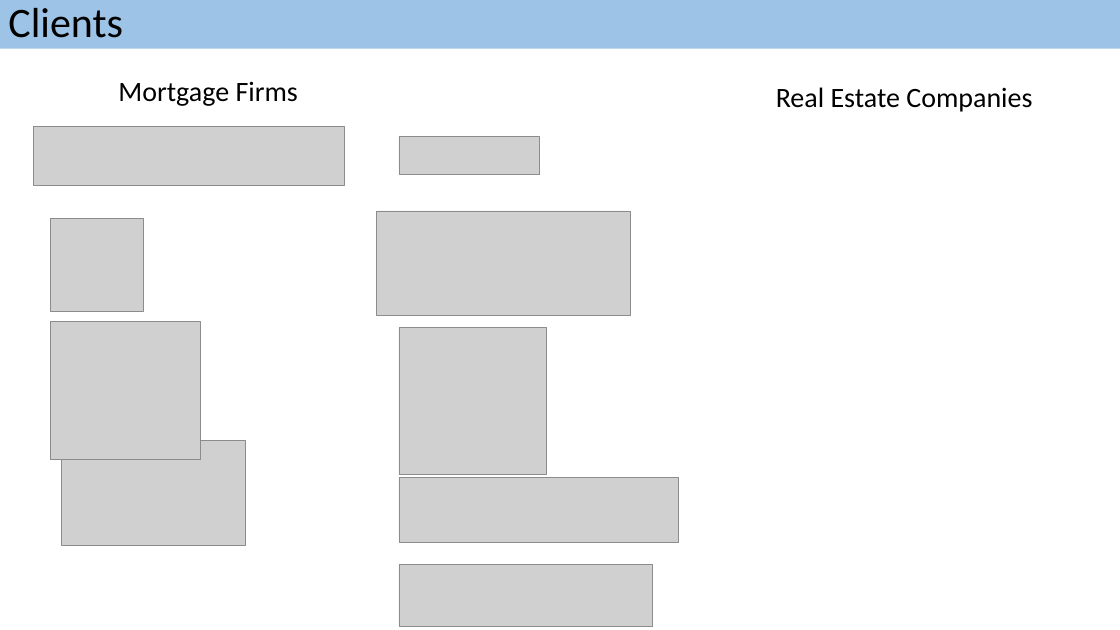
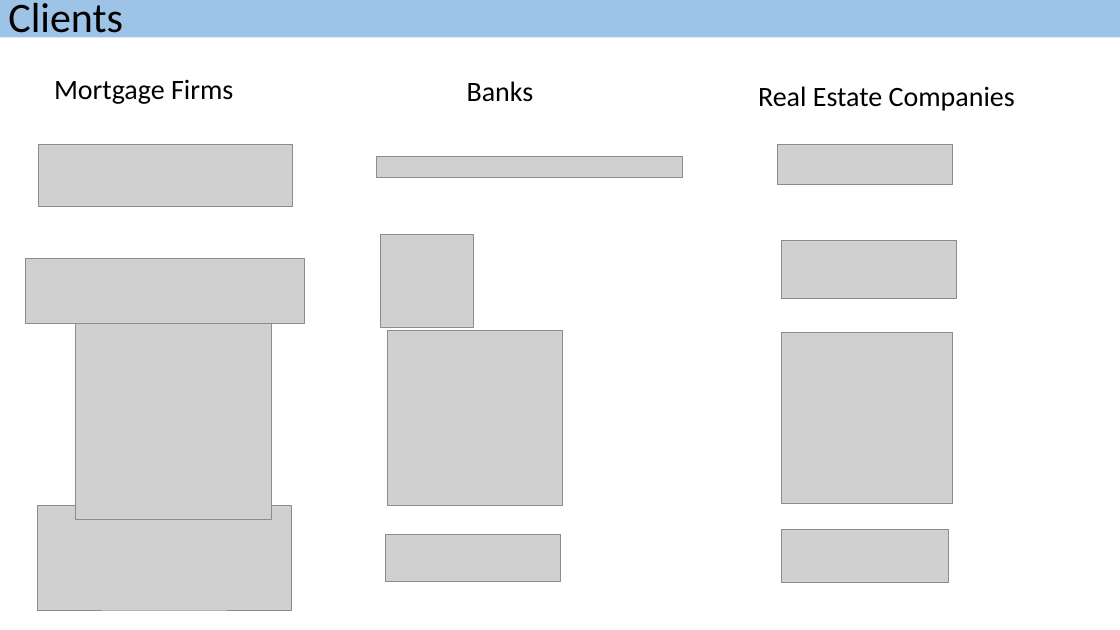
Before and after one commit to saurabhspundir/MortgageCustomerSegmentation, a slide deck: slide 4 of MortgageCustomerSegmentationSlides.pptx. Drawn at 1120x630 pixels with LibreOffice and Linux fonts; fonts in the diff are those of the drawing; grey boxes stand for pictures. Boxes give left, top, right and bottom in pixels: in the first picture for what was removed or moved away, otherwise in the second. Text is boxed around its words. In the diff, an @@ line names an element or a change of style, - is before the commit and + after.

Commit message:
updated slides

```diff
--- a/MortgageCustomerSegmentationSlides.pptx
+++ b/MortgageCustomerSegmentationSlides.pptx
@@ title "Clients": place and size @@
-title "Clients" at box(0, 0, 1120, 49)
+title "Clients" at box(0, 0, 1120, 38)
@@ text "Mortgage Firms": place and size @@
-text "Mortgage Firms" at box(118, 81, 298, 106)
+text "Mortgage Firms" at box(54, 80, 233, 104)
@@ text added at box(467, 81, 534, 102), 24 pt, text #000000 @@
+Banks
@@ text "Real Estate Companies": place and size @@
-text "Real Estate Companies" at box(776, 87, 1032, 112)
+text "Real Estate Companies" at box(758, 86, 1015, 111)
@@ picture removed at box(34, 126, 344, 185) @@
@@ picture: place and size @@
-picture at box(399, 565, 653, 627)
+picture at box(39, 145, 292, 207)
@@ picture removed at box(399, 137, 539, 175) @@
@@ picture added at box(778, 145, 953, 184) @@
@@ picture added at box(376, 157, 683, 178) @@
@@ picture: place and size @@
-picture at box(50, 218, 144, 312)
+picture at box(381, 235, 474, 329)
@@ picture: place and size @@
-picture at box(399, 477, 678, 542)
+picture at box(26, 259, 305, 323)
@@ picture added at box(782, 240, 957, 298) @@
@@ picture removed at box(50, 322, 201, 460) @@
@@ picture added at box(75, 323, 271, 519) @@
@@ picture: place and size @@
-picture at box(399, 328, 546, 475)
+picture at box(387, 330, 562, 505)
@@ picture added at box(782, 333, 953, 503) @@
@@ picture removed at box(62, 440, 246, 545) @@
@@ picture: place and size @@
-picture at box(376, 211, 630, 315)
+picture at box(37, 506, 291, 610)
@@ picture added at box(386, 534, 560, 581) @@
@@ picture added at box(782, 529, 949, 583) @@
```
Also in this commit, not shown: 8 other slides changed, 7 slides added.
